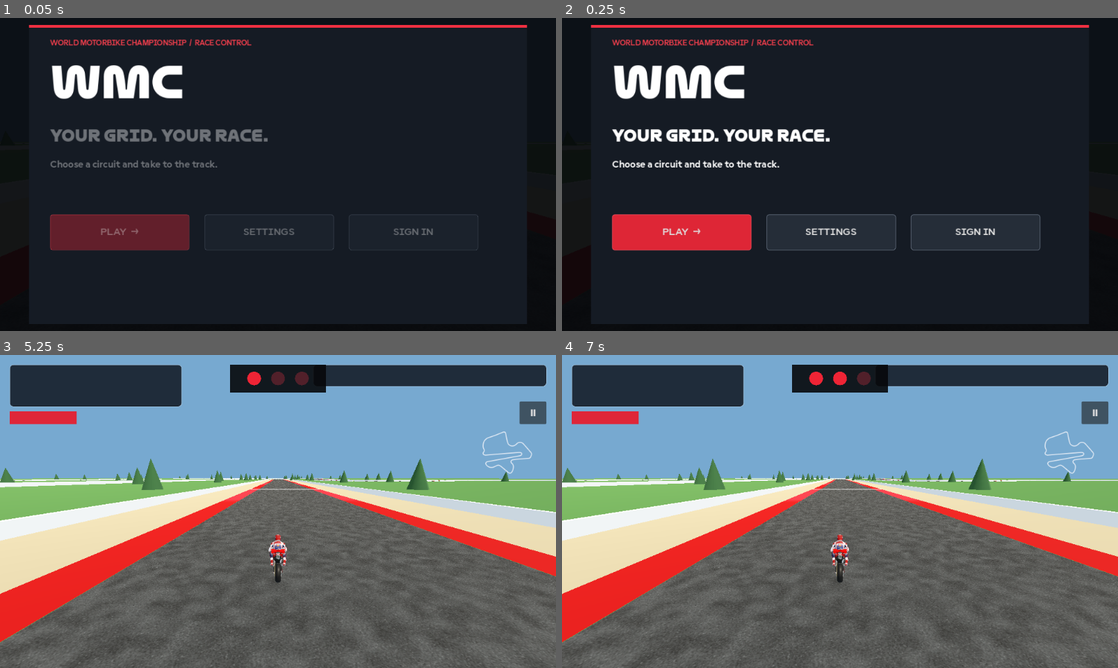
Above: before the commit, frames 1-4 (two rows, left to right).
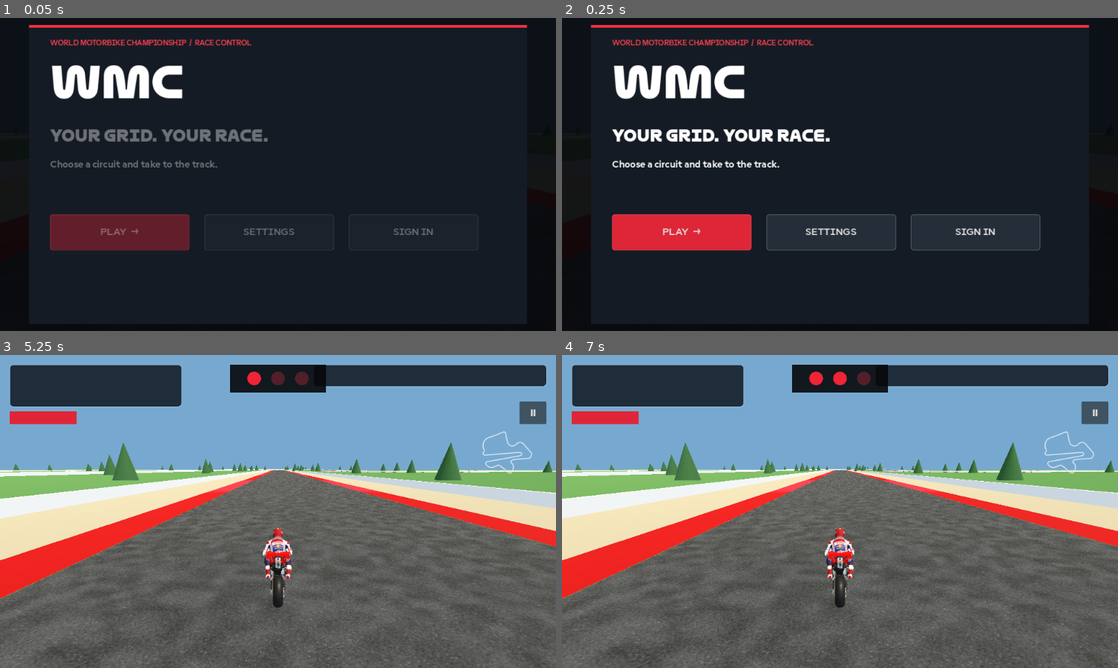
Above: after the commit, the same moments.

Repository: Ahad00010/WMC
Game: Godot game, scene res://scenes/Race.tscn
Two runs of this game, one before a commit and one after it. Both use one fixed random seed, a clock stepped at 60 frames per second and the inputs below.
Inputs:
- Up to frame 1 (0.05 s): no input
- Up to frame 2 (0.25 s): no input
- Up to frame 3 (5.25 s): click "PLAY →" at 0.5 s; click "PRACTICE →" at 1.25 s; click "1x" at 2 s; click "FILL GRID WITH 9 AI RIDERS" at 2.75 s; click "2x" at 3.5 s; click "CHOOSE CIRCUIT →" at 4.25 s; click "PETRONAS SEPANG INTERNATIONAL…" at 5 s
- Up to frame 4 (7 s): click "Ⅱ" at 5.75 s; click "RESUME" at 6.5 s

The runs differ from the first frame. In frame 3, 25% of the frame differs, in the area x 0-100%, y 28-100%; in frame 4, 25%.

Commit message:
Bring follow camera closer to the rider
Co-authored-by: arena-agent <297053741+arena-agent@users.noreply.github.com>

Diff:
--- a/native-rebuild/scripts/race_game.gd
+++ b/native-rebuild/scripts/race_game.gd
@@ -169,7 +169,7 @@
 func _create_camera() -> void:
 	_camera = Camera3D.new()
 	_camera.name = "FollowCamera"
-	_camera.fov = 66.0
+	_camera.fov = 58.0
 	add_child(_camera)
 	_camera.make_current()
 
@@ -643,9 +643,9 @@
 	if not _player:
 		return
 	var forward := Vector3(sin(_player.heading), 0.0, cos(_player.heading))
-	var desired_position := _player.global_position - forward * 8.6 + Vector3.UP * 3.55
+	var desired_position := _player.global_position - forward * 6.2 + Vector3.UP * 2.8
 	_camera.global_position = _camera.global_position.lerp(desired_position, minf(1.0, delta * 5.0))
-	_camera.look_at(_player.global_position + forward * 12.0 + Vector3.UP * 0.65, Vector3.UP)
+	_camera.look_at(_player.global_position + forward * 7.0 + Vector3.UP * 0.8, Vector3.UP)
 
 
 func _update_hud() -> void:
